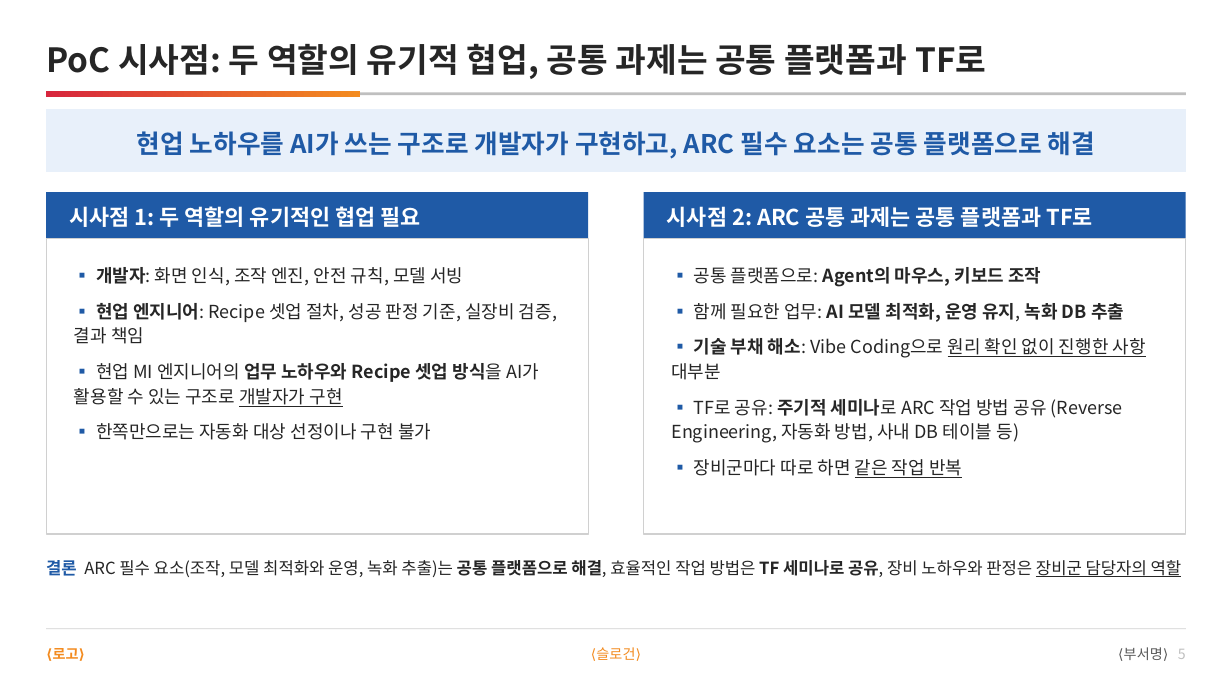
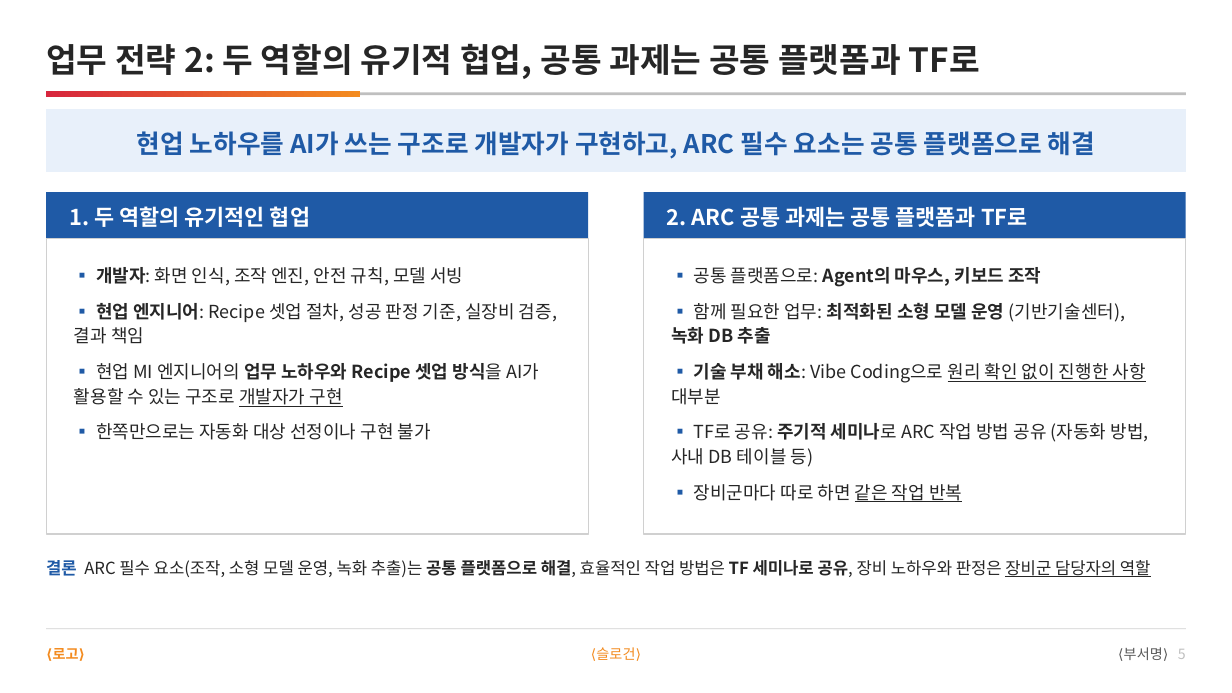
Before and after one commit to DarrenKoi/pm_notes, a slide deck: slide 5 of my-task/arc-tf/deliverables/arc-tf-proposal.pptx. Drawn at 1232x693 pixels with LibreOffice and Linux fonts; fonts in the diff are those of the drawing. Boxes give left, top, right and bottom in pixels: in the first picture for what was removed or moved away, otherwise in the second. Text is boxed around its words. In the diff, an @@ line names an element or a change of style, - is before the commit and + after.

```diff
--- a/my-task/arc-tf/deliverables/arc-tf-proposal.pptx
+++ b/my-task/arc-tf/deliverables/arc-tf-proposal.pptx
@@ text at bbox=[46, 44, 980, 79]: text changed @@
-PoC 시사점: 두 역할의 유기적 협업, 공통 과제는 공통 플랫폼과 TF로
+업무 전략 2: 두 역할의 유기적 협업, 공통 과제는 공통 플랫폼과 TF로
@@ text at bbox=[69, 206, 310, 227]: text changed @@
-시사점 1: 두 역할의 유기적인 협업 필요
+1. 두 역할의 유기적인 협업
@@ text at bbox=[667, 206, 1028, 227]: text changed @@
-시사점 2: ARC 공통 과제는 공통 플랫폼과 TF로
+2. ARC 공통 과제는 공통 플랫폼과 TF로
@@ text at bbox=[671, 303, 1126, 344]: text changed @@
-▪ 함께 필요한 업무: AI 모델 최적화, 운영 유지, 녹화 DB 추출
+▪ 함께 필요한 업무: 최적화된 소형 모델 운영 (기반기술센터), 녹화 DB 추출
@@ text at bbox=[671, 423, 1149, 467]: text changed @@
-▪ TF로 공유: 주기적 세미나로 ARC 작업 방법 공유 (Reverse Engineering, 자동화 방법, 사내 DB 테이블 등)
+▪ TF로 공유: 주기적 세미나로 ARC 작업 방법 공유 (자동화 방법, 사내 DB 테이블 등)
@@ text at bbox=[46, 560, 1151, 577]: text changed @@
-결론 ARC 필수 요소(조작, 모델 최적화와 운영, 녹화 추출)는 공통 플랫폼으로 해결, 효율적인 작업 방법은 TF 세미나로 공유, 장비 노하우와 판정은 장비군 담당자의 역할
+결론 ARC 필수 요소(조작, 소형 모델 운영, 녹화 추출)는 공통 플랫폼으로 해결, 효율적인 작업 방법은 TF 세미나로 공유, 장비 노하우와 판정은 장비군 담당자의 역할
```
Also in this commit, not shown: 8 other slides changed, 1 slide removed, 12 other files.
